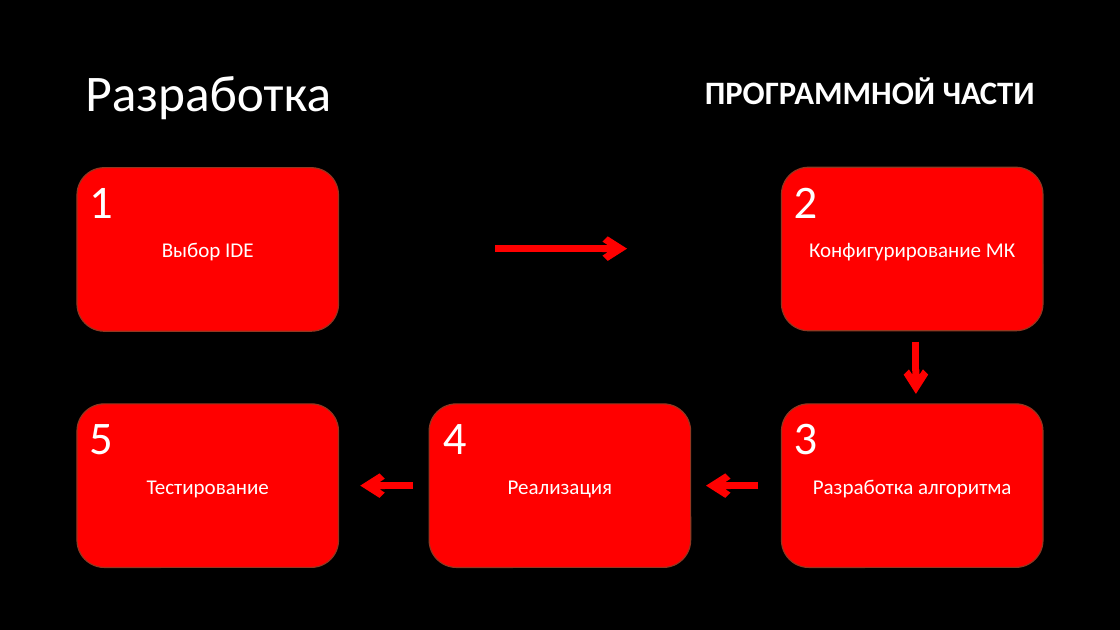
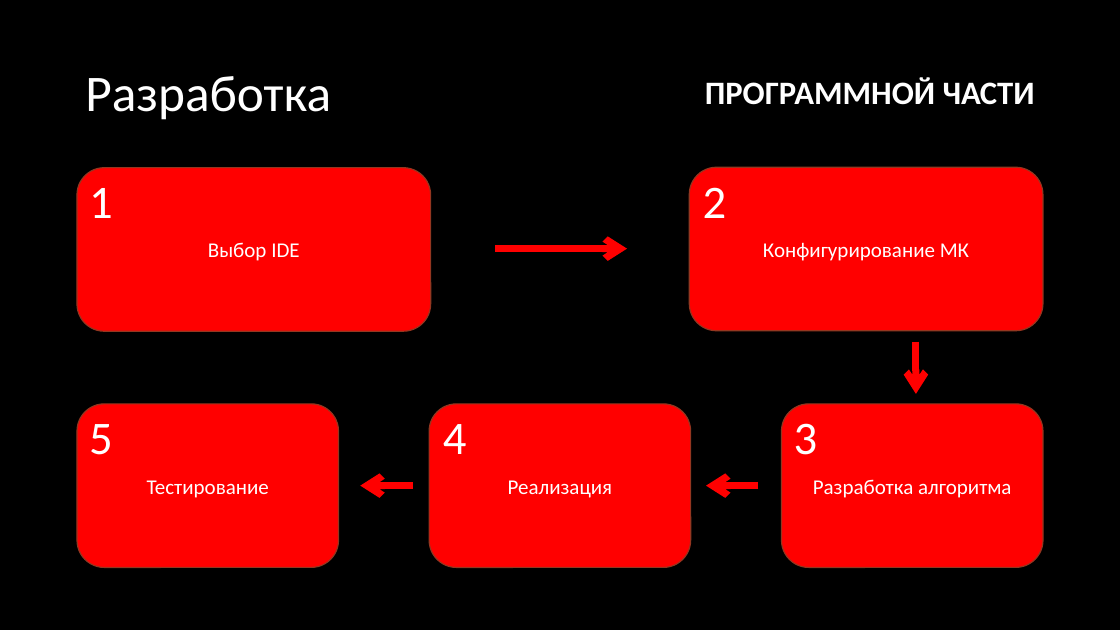
Before and after one commit to maxim5858mru/graduate-work-college-tiu, a slide deck: slide 5 of Text/Дипломная работа/Презентация.pptx. Drawn at 1120x630 pixels with LibreOffice and Linux fonts; fonts in the diff are those of the drawing. Boxes give left, top, right and bottom in pixels: in the first picture for what was removed or moved away, otherwise in the second. Text is boxed around its words. In the diff, an @@ line names an element or a change of style, - is before the commit and + after.

```diff
--- a/Text/Дипломная работа/Презентация.pptx
+++ b/Text/Дипломная работа/Презентация.pptx
@@ rounded rectangle "Выбор IDE": place and size @@
-rounded rectangle "Выбор IDE" at [77,168,339,332]
+rounded rectangle "Выбор IDE" at [77,168,431,332]
@@ rounded rectangle "Конфигурирование МК": place and size @@
-rounded rectangle "Конфигурирование МК" at [781,167,1043,331]
+rounded rectangle "Конфигурирование МК" at [690,167,1044,331]
@@ text "2": place and size @@
-text "2" at [794,187,818,218]
+text "2" at [703,187,727,218]
```
Also in this commit, not shown: 5 other slides changed, 1 slide added, 7 other files.
